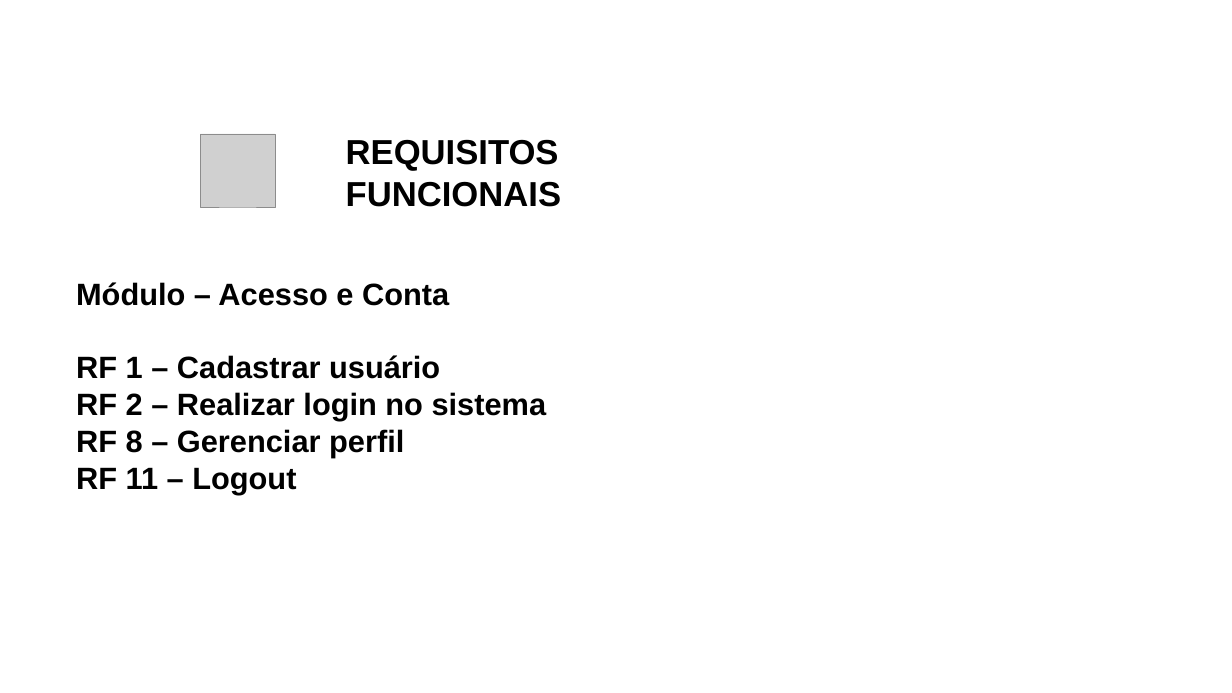
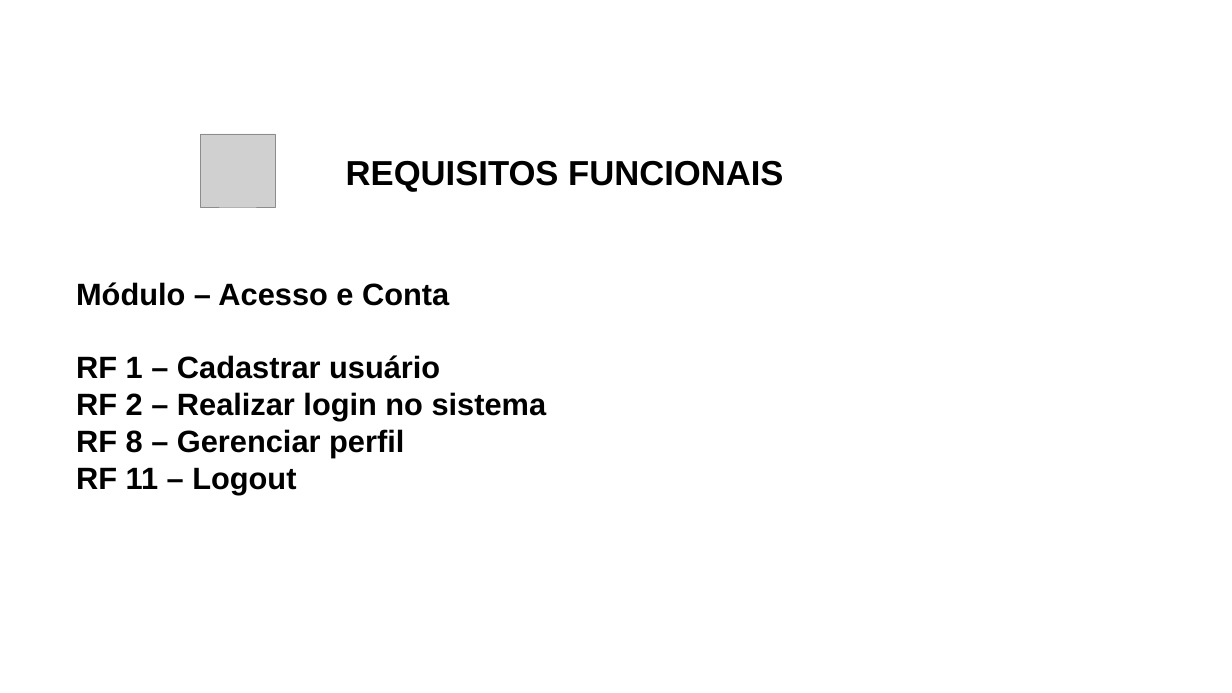
Before and after one commit to JoseAlfredo-afk/ElderConnect, a slide deck: slide 9 of Apresentacao/Faitec_2026_EldeConnect-Rev.pptx. Drawn at 1232x693 pixels with LibreOffice and Linux fonts; fonts in the diff are those of the drawing; grey boxes stand for pictures; background and template pictures are left out. Boxes give left, top, right and bottom in pixels: in the first picture for what was removed or moved away, otherwise in the second. Text is boxed around its words. In the diff, an @@ line names an element or a change of style, - is before the commit and + after.

```diff
--- a/Apresentacao/Faitec_2026_EldeConnect-Rev.pptx
+++ b/Apresentacao/Faitec_2026_EldeConnect-Rev.pptx
@@ text "REQUISITOS FUNCIONAIS" rewrapped from [346, 139, 561, 207] to [346, 160, 783, 192] @@
```
Also in this commit, not shown: 8 other slides changed, 2 other files.
